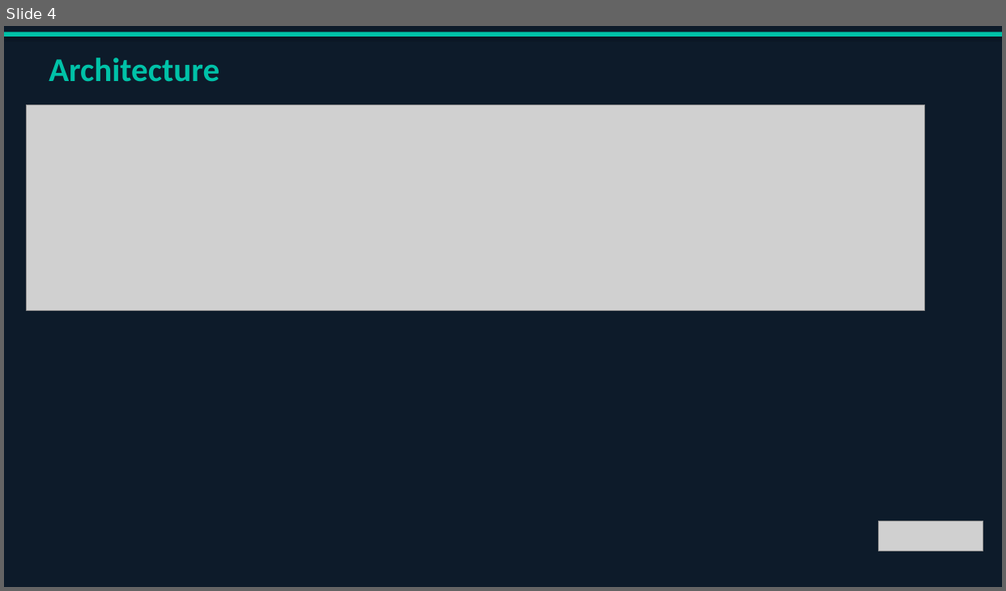
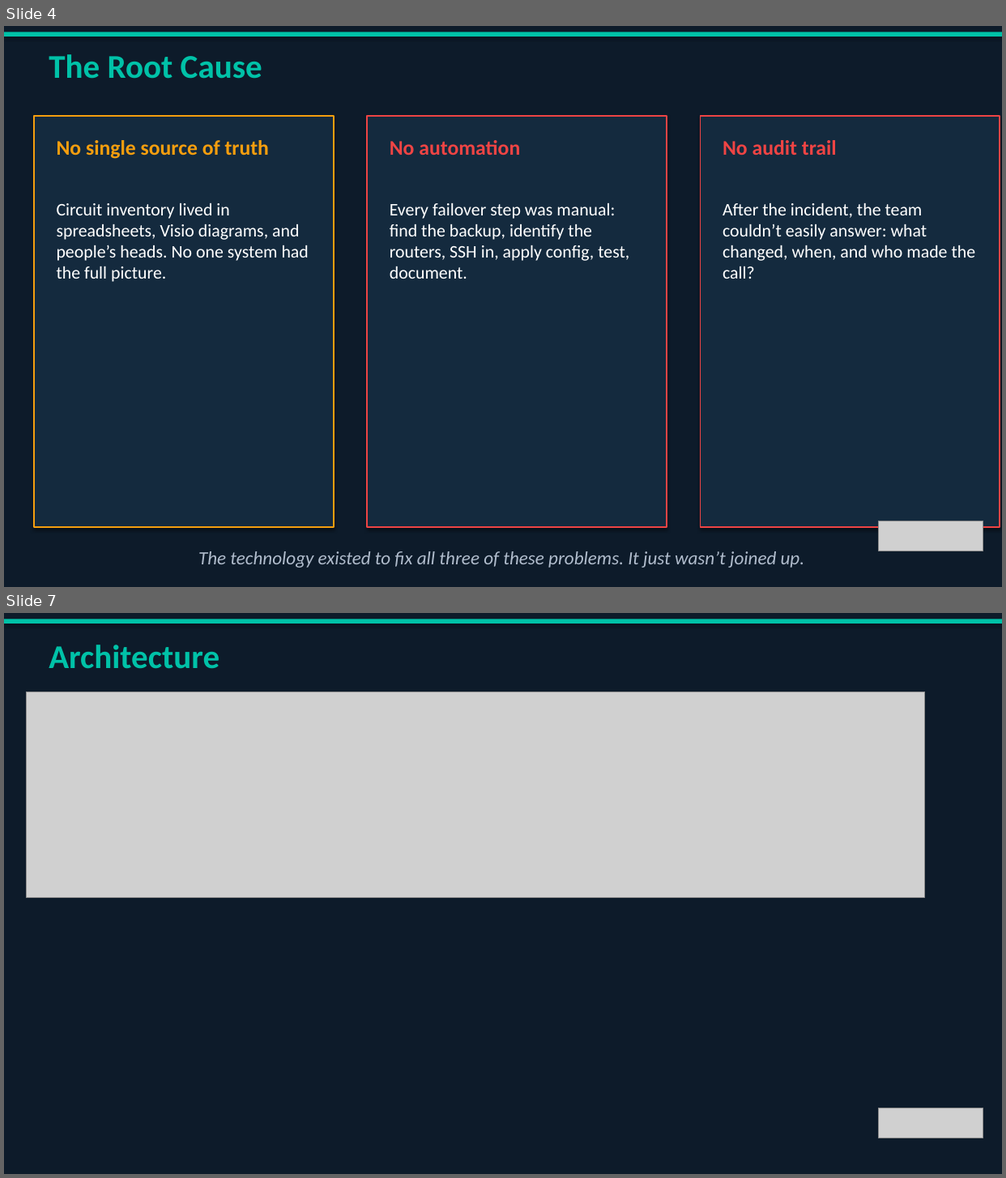
Before and after one commit to my0373/summit-netbox-circuits-demo, a slide deck: slides/Summit_Demo_Deck.pptx. Shown one above the other, each under a label of ours: slide 4 before the commit, slides 4 and 7 after it; the slides between them are not shown. The pictures are 1006x591 and 1006x1178 pixels, drawn with LibreOffice and Linux fonts; fonts in the diff are those of the drawing; grey boxes stand for pictures. Boxes give left, top, right and bottom in pixels: in the first picture for what was removed or moved away, otherwise in the second. Text is boxed around its words. In the diff, an @@ line names an element or a change of style, - is before the commit and + after.

```diff
--- a/slides/Summit_Demo_Deck.pptx
+++ b/slides/Summit_Demo_Deck.pptx
@@ slide 4 added at bbox=[4, 26, 1002, 587], background #0D1B2A @@
@@ rectangle added at bbox=[4, 32, 1002, 37], fill #00C2A8 @@
@@ text added at bbox=[49, 54, 262, 79], 32 pt, text #00C2A8, bold @@
+The Root Cause
@@ rectangle added at bbox=[34, 116, 334, 527], fill #142A3E, outline #F59E0E 1.5 pt @@
@@ rectangle added at bbox=[367, 116, 667, 527], fill #142A3E, outline #EF4444 1.5 pt @@
@@ rectangle added at bbox=[701, 116, 999, 527], fill #142A3E, outline #EF4444 1.5 pt @@
@@ text added at bbox=[57, 140, 269, 159], 20 pt, text #F59E0E, bold @@
+No single source of truth
@@ text added at bbox=[390, 140, 520, 155], 20 pt, text #EF4444, bold @@
+No automation
@@ text added at bbox=[722, 140, 837, 155], 20 pt, text #EF4444, bold @@
+No audit trail
@@ text added at bbox=[57, 203, 309, 282], 17 pt, text #FFFFFF @@
+Circuit inventory lived in spreadsheets, Visio diagrams, and people’s heads. No one system had the full picture.
@@ text added at bbox=[390, 203, 629, 279], 17 pt, text #FFFFFF @@
+Every failover step was manual: find the backup, identify the routers, SSH in, apply config, test, document.
@@ text added at bbox=[722, 203, 976, 279], 17 pt, text #FFFFFF @@
+After the incident, the team couldn’t easily answer: what changed, when, and who made the call?
@@ picture added at bbox=[879, 522, 983, 552] @@
@@ text added at bbox=[198, 552, 805, 568], 18 pt, text #B0BCCC, italic @@
+The technology existed to fix all three of these problems. It just wasn’t joined up.
@@ what was slide 4 is now slide 7 @@
```
Also in this commit, not shown: 6 slides changed, 3 other slides added, 4 slides removed, 1 other file.
